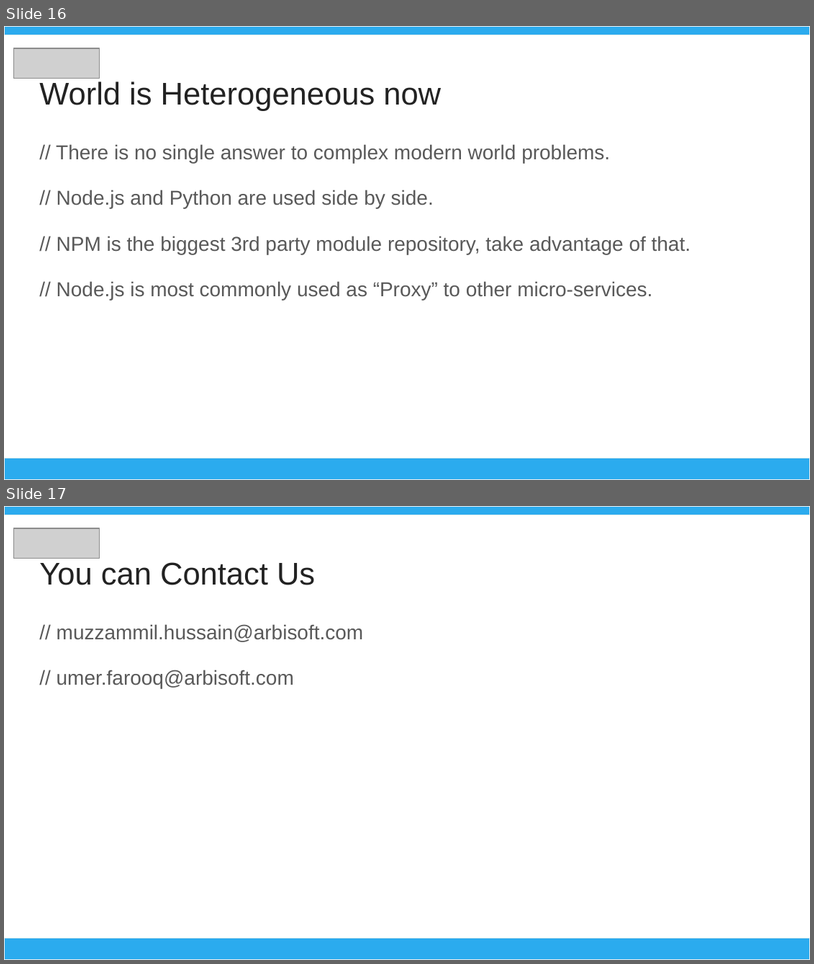
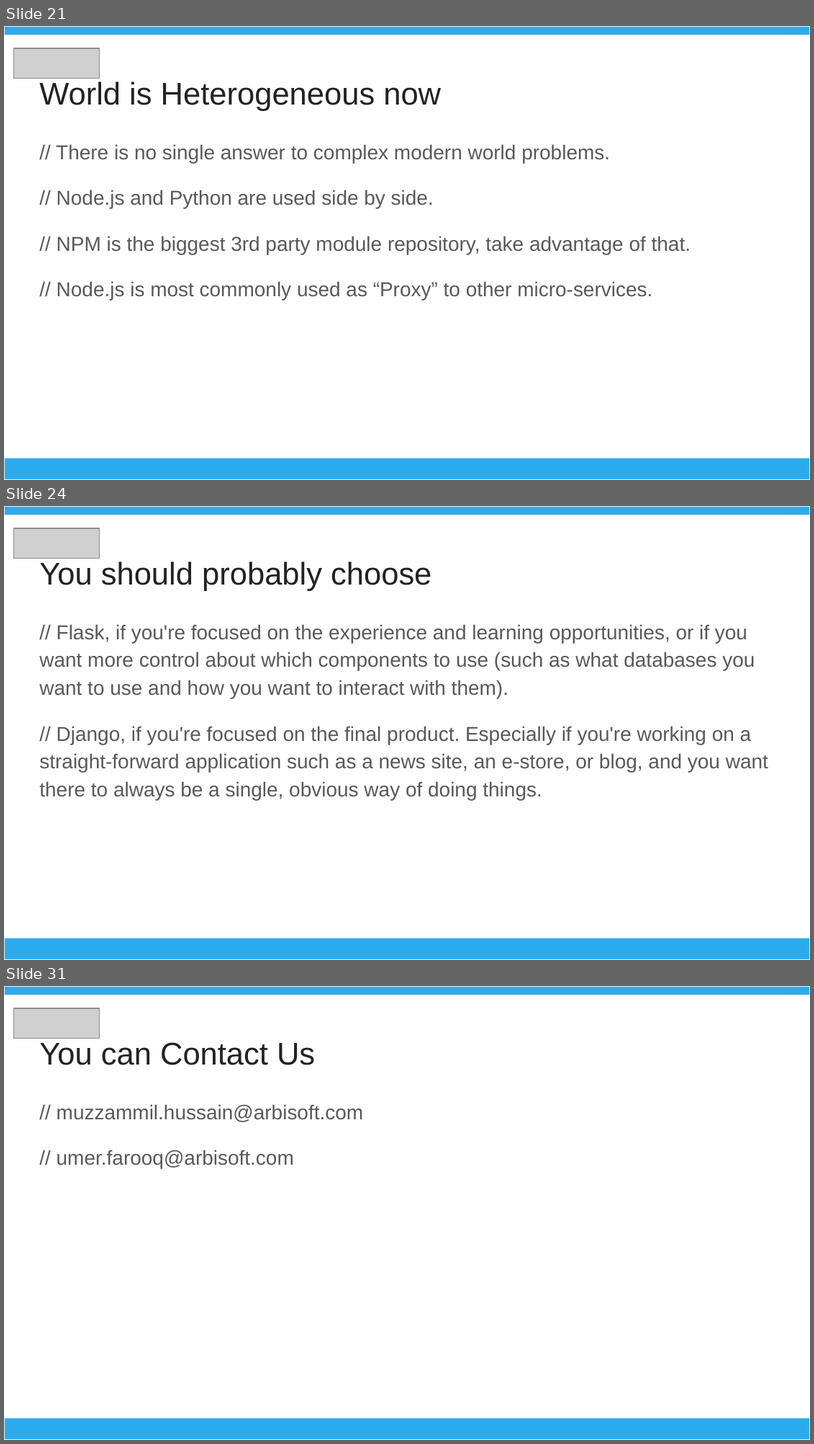
Before and after one commit to muzzammil-hussain/umt_workshop_1803, a slide deck: Advance_Web_Technologies.pptx. Shown one above the other, each under a label of ours: slides 16 and 17 before the commit, slides 21, 24 and 31 after it; the slides between them are not shown. The pictures are 814x964 and 814x1444 pixels, drawn with LibreOffice and Linux fonts; fonts in the diff are those of the drawing; grey boxes stand for pictures. Boxes give left, top, right and bottom in pixels: in the first picture for what was removed or moved away, otherwise in the second. Text is boxed around its words. In the diff, an @@ line names an element or a change of style, - is before the commit and + after.

```diff
--- a/Advance_Web_Technologies.pptx
+++ b/Advance_Web_Technologies.pptx
@@ slide 24 added at (x1=4, y1=506, x2=810, y2=960), background #FFFFFF @@
@@ rectangle added at (x1=4, y1=506, x2=810, y2=515), fill #2BABEE, outline #EFEFEF 0.75 pt @@
@@ picture added at (x1=13, y1=528, x2=99, y2=559) @@
@@ title added at (x1=39, y1=561, x2=432, y2=591), 28 pt, text #222222 @@
+You should probably choose
@@ text added at (x1=39, y1=624, x2=769, y2=800), 18 pt, text #595959 @@
+// Flask, if you're focused on the experience and learning opportunities, or if you want more control about which components to use (such as what databases you want to use and how you want to interact with them).
+// Django, if you're focused on the final product. Especially if you're working on a straight-forward application such as a news site, an e-store, or blog, and you want there to always be a single, obvious way of doing things.
@@ rectangle added at (x1=4, y1=937, x2=810, y2=959), fill #2BABEE, outline #EFEFEF 0.75 pt @@
@@ what was slide 16 is now slide 21 @@
@@ what was slide 17 is now slide 31 @@
```
Also in this commit, not shown: 13 other slides added.
